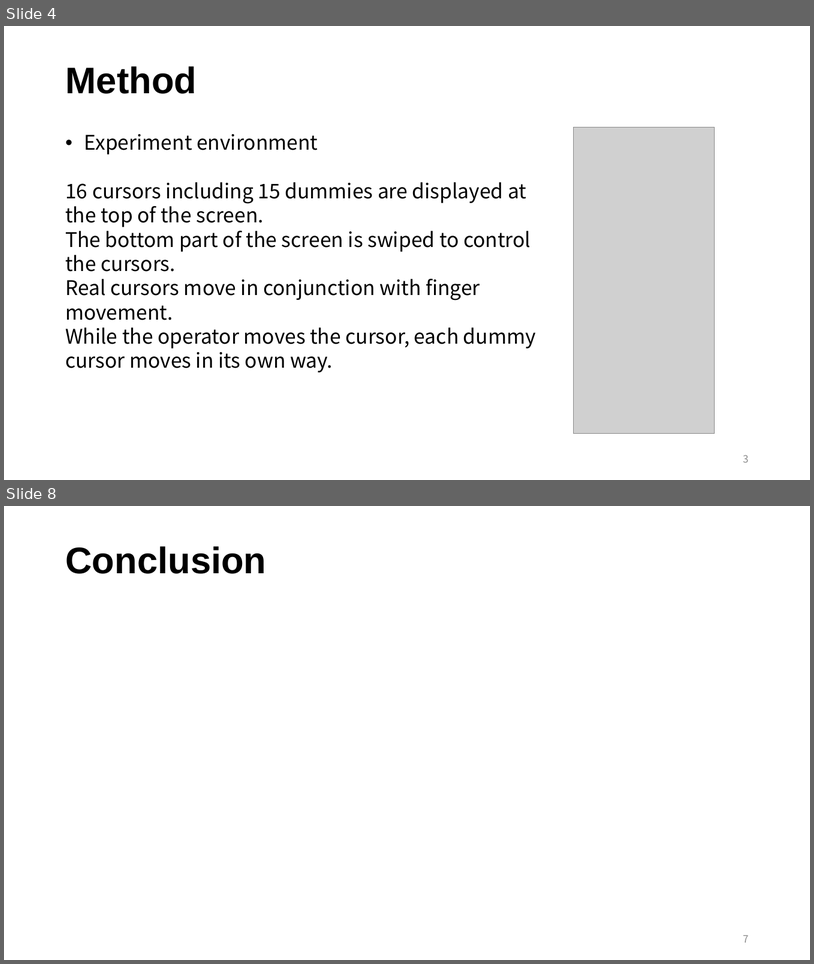
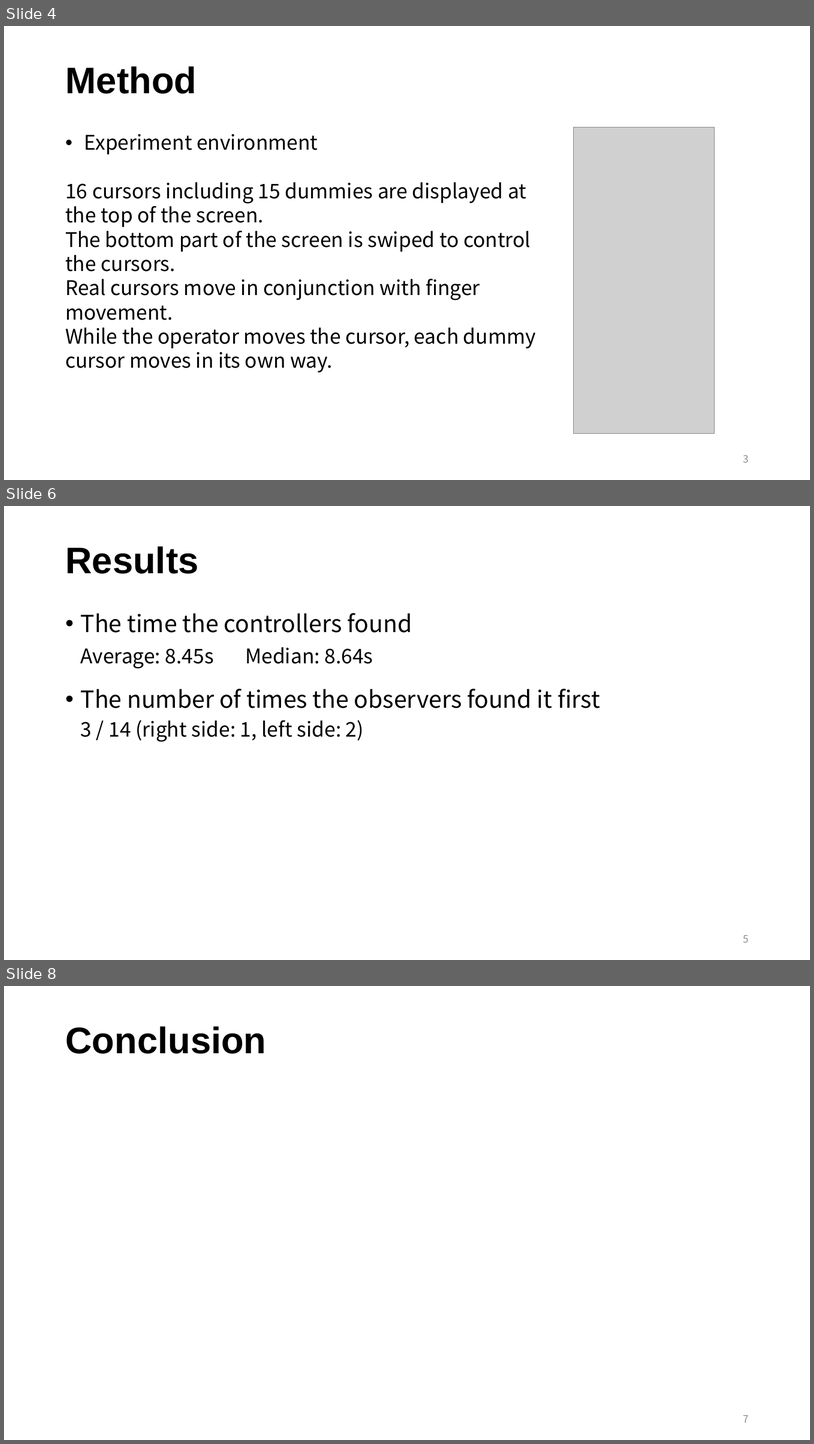
Before and after one commit to reimiogi/EnglishReport, a slide deck: english_mid.pptx. Shown one above the other, each under a label of ours: slides 4 and 8 before the commit, slides 4, 6 and 8 after it; the slides between them are not shown. The pictures are 814x964 and 814x1444 pixels, drawn with LibreOffice and Linux fonts; fonts in the diff are those of the drawing; grey boxes stand for pictures. Boxes give left, top, right and bottom in pixels: in the first picture for what was removed or moved away, otherwise in the second. Text is boxed around its words. In the diff, an @@ line names an element or a change of style, - is before the commit and + after.

```diff
--- a/english_mid.pptx
+++ b/english_mid.pptx
@@ slide 6 added at (4,506,810,960), background #FFFFFF @@
@@ title added at (65,546,198,574), 44 pt, text #000000, bold @@
+Results
@@ text added at (81,613,413,633), 28 pt, text #000000 @@
+• The time the controllers found
@@ text added at (81,648,214,669), 24 pt, text #000000 @@
+Average: 8.45s
@@ text added at (245,647,373,664), 24 pt, text #000000 @@
+Median: 8.64s
@@ text added at (81,688,600,708), 28 pt, text #000000 @@
+• The number of times the observers found it first
@@ text added at (81,720,364,742), 24 pt, text #000000 @@
+3 / 14 (right side: 1, left side: 2)
@@ page number added at (743,935,749,942), 12 pt, text #8C8C8C @@
+5
```
Also in this commit, not shown: 5 slides changed, 1 slide removed, 3 other files.
